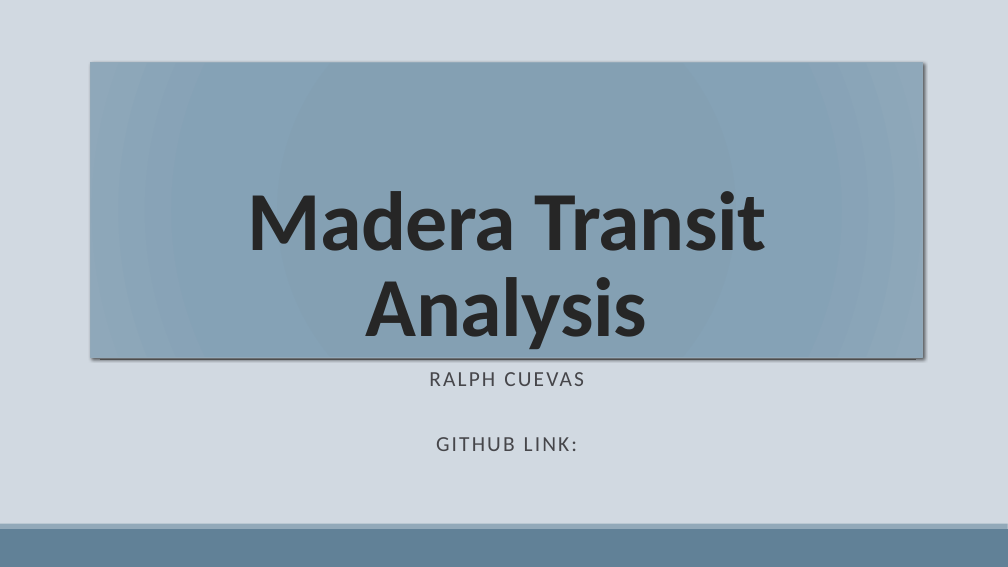
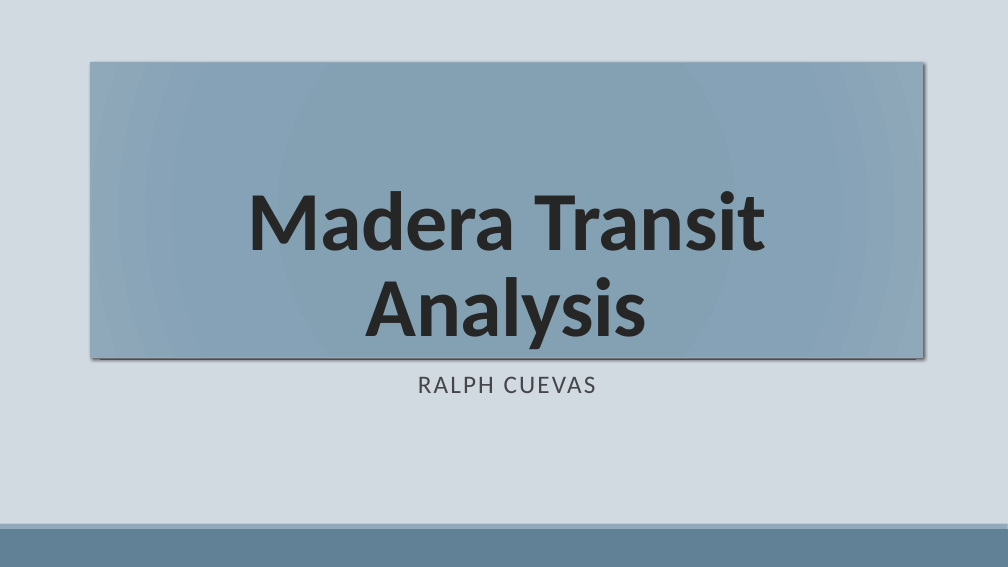
Before and after one commit to ggfm16/Madera-NTD-Project, a slide deck: slide 1 of Slide Deck/Madera Transit Analysis.pptx. Drawn at 1008x567 pixels with LibreOffice and Linux fonts; fonts in the diff are those of the drawing. Boxes give left, top, right and bottom in pixels: in the first picture for what was removed or moved away, otherwise in the second. Text is boxed around its words. In the diff, an @@ line names an element or a change of style, - is before the commit and + after.

```diff
--- a/Slide Deck/Madera Transit Analysis.pptx
+++ b/Slide Deck/Madera Transit Analysis.pptx
@@ subtitle "RALPH CUEVAS" at bbox=[418, 376, 596, 393]: size 20.4 to 24 pt; line spacing 0.7 to 0.9 @@
@@ subtitle at bbox=[436, 437, 577, 451]: paragraph removed @@
-GITHUB LINK:
```
